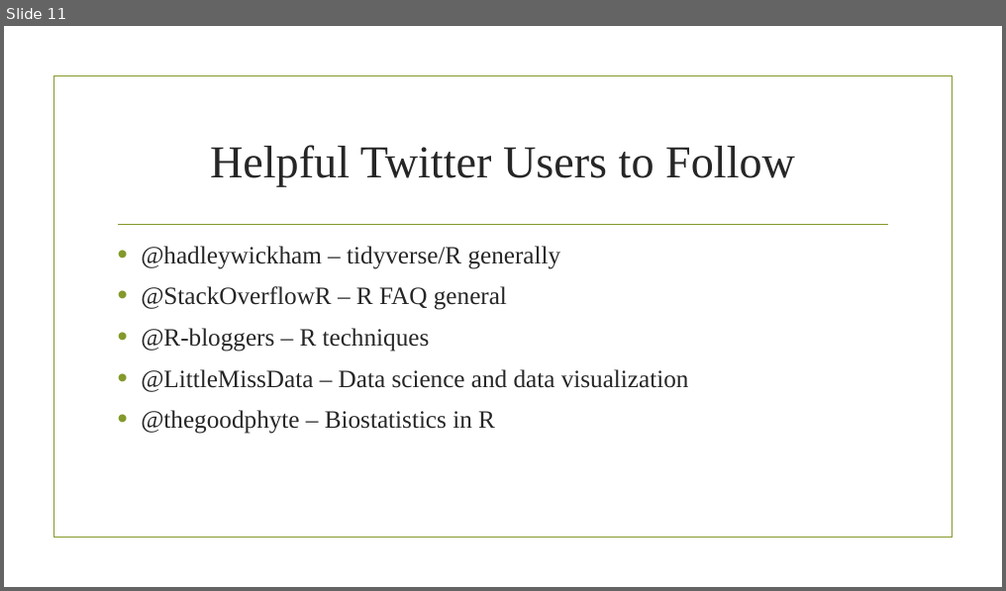
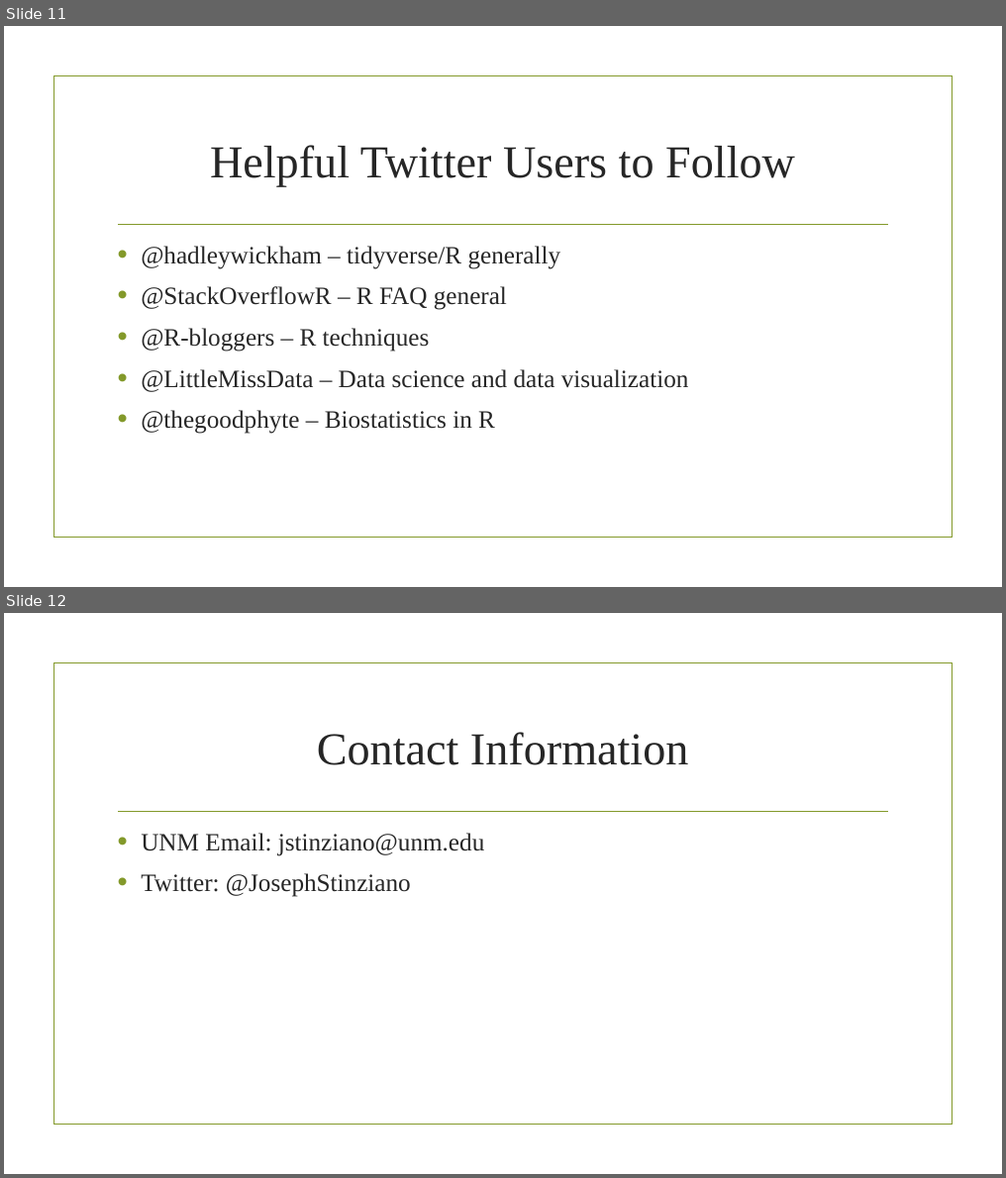
Before and after one commit to jstinzi/R-UNM-Biology-Workshop, a slide deck: Beginner Workshop/Introductory Concepts in R.pptx. Shown one above the other, each under a label of ours: slide 11 before the commit, slides 11 and 12 after it. The pictures are 1006x591 and 1006x1178 pixels, drawn with LibreOffice and Linux fonts; fonts in the diff are those of the drawing; background and template pictures are left out. Boxes give left, top, right and bottom in pixels: in the first picture for what was removed or moved away, otherwise in the second. Text is boxed around its words. In the diff, an @@ line names an element or a change of style, - is before the commit and + after.

```diff
--- a/Beginner Workshop/Introductory Concepts in R.pptx
+++ b/Beginner Workshop/Introductory Concepts in R.pptx
@@ slide 12 added at [4,613,1002,1174], background picture (left out); not listed: 2 template elements that a slide beside it also shows @@
@@ title added at [317,732,689,765], 44 pt, text #262626 @@
+Contact Information
@@ text added at [141,833,485,897], 24 pt, text #262626 @@
+• UNM Email: jstinziano@unm.edu
+• Twitter: @JosephStinziano
```
